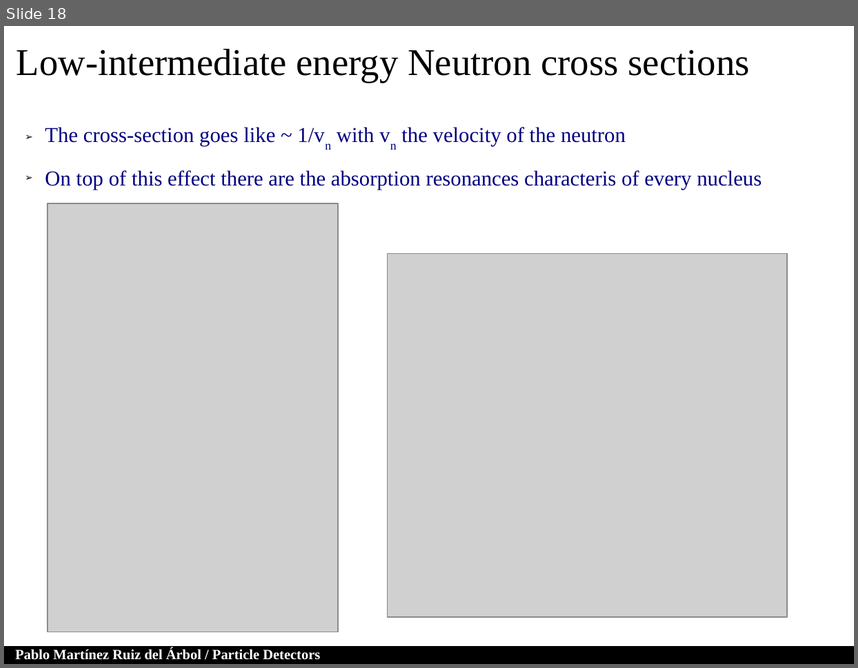
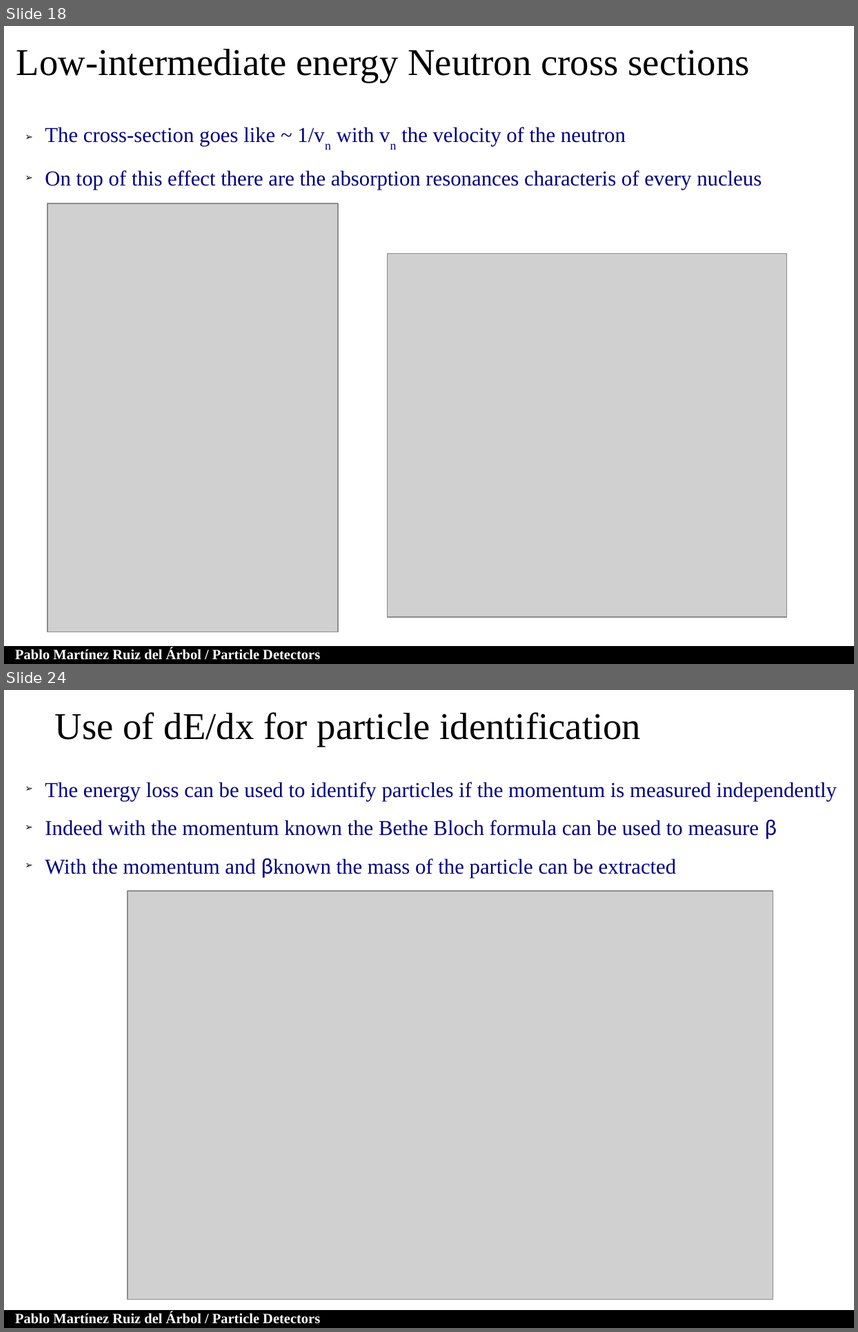
Before and after one commit to parbol/Plaza, a slide deck: FisicaDeParticulasElementales/Tema2.pptx. Shown one above the other, each under a label of ours: slide 18 before the commit, slides 18 and 24 after it; the slides between them are not shown. The pictures are 858x668 and 858x1332 pixels, drawn with LibreOffice and Linux fonts; fonts in the diff are those of the drawing; grey boxes stand for pictures. Boxes give left, top, right and bottom in pixels: in the first picture for what was removed or moved away, otherwise in the second. Text is boxed around its words. In the diff, an @@ line names an element or a change of style, - is before the commit and + after.

```diff
--- a/FisicaDeParticulasElementales/Tema2.pptx
+++ b/FisicaDeParticulasElementales/Tema2.pptx
@@ slide 24 added at <box>4,690,854,1328</box>, background #FFFFFF at 20% opacity; not listed: 2 template elements that a slide beside it also shows @@
@@ free added at <box>4,698,700,758</box>, 32 pt, text #000000 @@
+Use of dE/dx for particle identification
@@ free added at <box>14,756,854,865</box>, 18 pt, text #000080 @@
+➢ The energy loss can be used to identify particles if the momentum is measured independently
+➢ Indeed with the momentum known the Bethe Bloch formula can be used to measure β
+➢ With the momentum and βknown the mass of the particle can be extracted
@@ picture added at <box>128,891,773,1299</box> @@
```
Also in this commit, not shown: 5 slides changed, 5 other slides added.
